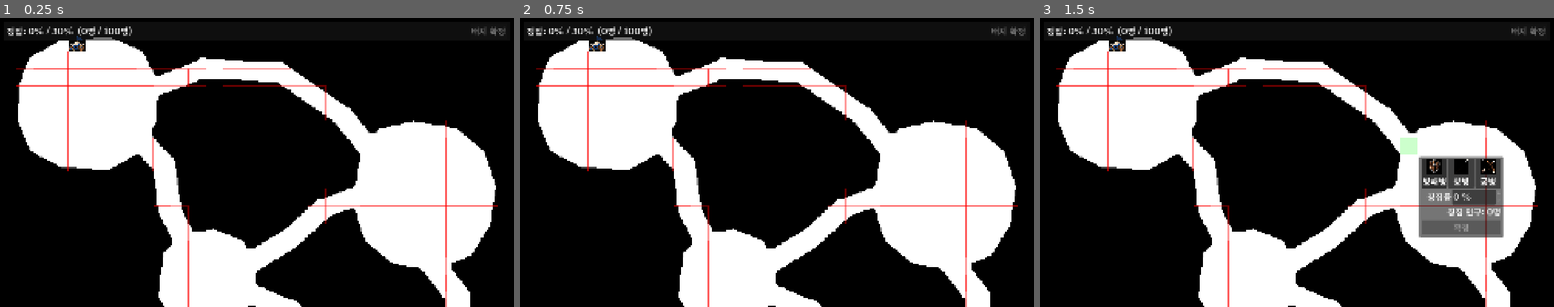
Above: before the commit, frames 1-3 (left to right).
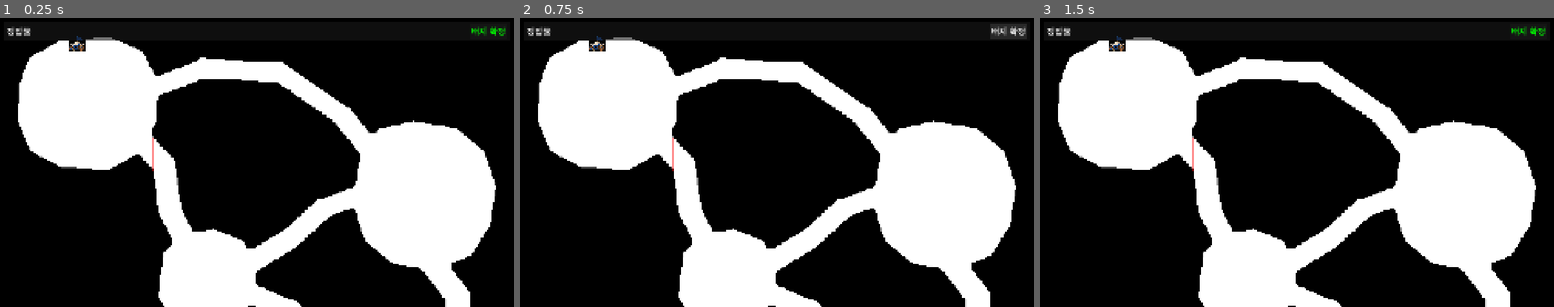
Above: after the commit, the same moments.

Repository: SeoSiKyung/ProjectTOD
Game: Godot game, scene res://scene/DefenseScene.tscn
Same seed, same stepped clock (60 frames per second), same inputs: the game is played once before the commit and once after it. This scene is started directly instead of the project's main scene. The engine's default icon, where the game draws it, is replaced by a stand-in: a white triangle on a blue panel in a dark square.
Inputs (mouse positions are in pixels of both pictures, inside the frame that each line leads up to):
- Up to frame 1 (0.25 s): no input
- Up to frame 2 (0.75 s): click (1008, 32) at 0.5 s, where only the run after the commit has a clickable "배치 확정"
- Up to frame 3 (1.5 s): tap Enter at 1.25 s; move the mouse to (1410, 148) at 1.27 s; tap M at 1.35 s; click (1410, 148) at 1.42 s

The runs differ from the first frame. In frame 1, 1.8% of the frame differs, in the area x 3-99%, y 2-100%; in frame 2, 1.9%; in frame 3, 6.5%.
Error after the commit: Parse Error: Could not find type "StatType" under base "MercenaryBuffData". (res://scripts/data/GameDataLoader.gd:228)

Commit message:
용병 버프 데이터 구조 구현

Diff:
--- /dev/null
+++ b/data/gameData/mercenary/MercenaryBuffTable.csv
@@ -0,0 +1,10 @@
+ mercenaryKey , statType , flatValue , ratioValue
+1, ATK ,10,100
+1, DEF ,5,0
+1, HP ,20,50
+2, ATK ,20,50
+2,DEF,0,0
+2, HP ,10,0
+3,ATK,0,0
+3, DEF ,15,100
+3, HP ,30,0
--- a/data/gameData/mercenary/MercenaryTable.csv
+++ b/data/gameData/mercenary/MercenaryTable.csv
@@ -1,4 +1,4 @@
-mercenaryKey,characterKey,name,isHero,atkBonus,defBonus,hpBonus
-1,10000,주인공,1,10,5,20
-2,10001,용병A,0,20,0,10
-3,10002,용병B,0,0,15,30
+mercenaryKey,characterKey,name,isHero
+1,10000,주인공,1
+2,10001,용병A,0
+3,10002,용병B,0
--- a/scripts/data/GameDataLoader.gd
+++ b/scripts/data/GameDataLoader.gd
@@ -189,26 +189,11 @@
 
 		var isHero: bool = isHeroValue
 
-		var atkBonus: int = _ReadInt(row, "atkBonus", 0, "MercenaryTable", context)
-		if atkBonus == INVALID_INT:
-			continue
-
-		var defBonus: int = _ReadInt(row, "defBonus", 0, "MercenaryTable", context)
-		if defBonus == INVALID_INT:
-			continue
-
-		var hpBonus: int = _ReadInt(row, "hpBonus", 0, "MercenaryTable", context)
-		if hpBonus == INVALID_INT:
-			continue
-
 		var mercenaryData: MercenaryData = MercenaryData.new(
 			mercenaryKey,
 			characterKey,
 			name,
 			isHero,
-			atkBonus,
-			defBonus,
-			hpBonus,
 		)
 
 		mercenaryDataByKey[mercenaryKey] = mercenaryData
@@ -216,6 +201,58 @@
 
 	mercenaryDataByKey.make_read_only()
 	return mercenaryDataByKey
+
+
+static func LoadMercenaryBuffData() -> Dictionary[int, Array]:
+	var tablePath: String = _GetTablePath("mercenary", "MercenaryBuffTable")
+	var rows: Array[Dictionary] = CSVLoader.Load(tablePath)
+
+	var mercenaryBuffDataByKey: Dictionary[int, Array] = { }
+
+	for row: Dictionary in rows:
+		var mercenaryKey: int = _ReadInt(row, "mercenaryKey", 1, "MercenaryBuffTable")
+		if mercenaryKey == INVALID_INT:
+			continue
+
+		if mercenaryBuffDataByKey.has(mercenaryKey):
+			push_error("MercenaryBuffTable에 중복 mercenaryKey가 있습니다. key: " + str(mercenaryKey))
+			continue
+
+		var context: String = "key: " + str(mercenaryKey)
+
+		var statTypeText: String = row["statType"].strip_edges()
+		if statTypeText.is_empty():
+			push_error("MercenaryBuffTable statType이 비어있습니다. " + context)
+			continue
+
+		var statType: MercenaryBuffData.StatType
+		match statTypeText:
+			"ATK":
+				statType = MercenaryBuffData.StatType.ATK
+			"DEF":
+				statType = MercenaryBuffData.StatType.DEF
+			"HP":
+				statType = MercenaryBuffData.StatType.HP
+
+		var flatValue: int = _ReadInt(row, "flatValue", 0, "MercenaryBuffTable")
+		if flatValue == INVALID_INT:
+			continue
+
+		var ratioValue: int = _ReadInt(row, "ratioValue", 0, "MercenaryBuffTable")
+		if ratioValue == INVALID_INT:
+			continue
+
+		var mercenaryBuffData: MercenaryBuffData = MercenaryBuffData.new(
+			statType,
+			flatValue,
+			ratioValue,
+		)
+
+		mercenaryBuffDataByKey[mercenaryKey] = mercenaryBuffData
+
+	mercenaryBuffDataByKey.make_read_only()
+
+	return mercenaryBuffDataByKey
 
 
 static func LoadDefenseSpawnData() -> Dictionary[int, Array]:
--- a/scripts/data/GameDataManager.gd
+++ b/scripts/data/GameDataManager.gd
@@ -4,6 +4,7 @@
 var _characterDataByKey: Dictionary[int, CharacterData] = { }
 var _characterDataByType: Dictionary[int, Array] = { }
 var _mercenaryDataByKey: Dictionary[int, MercenaryData] = { }
+var _mercenaryBuffDataByKey: Dictionary[int, Array] = { }
 var _defenseSpawnDataByCycle: Dictionary[int, Array] = { }
 
 var _emptyDefenseSpawnDataList: Array[DefenseSpawnData] = []
@@ -43,6 +44,10 @@
 
 func GetMercenaryData(mercenaryKey: int) -> MercenaryData:
 	return _mercenaryDataByKey.get(mercenaryKey)
+
+
+func GetMercenaryBuffEffectData(mercenaryKey: int) -> Array[MercenaryBuffData]:
+	return _mercenaryBuffDataByKey.get(mercenaryKey, [])
 
 
 func GetDefenseSpawnData(cycle: int) -> Array[DefenseSpawnData]:
--- /dev/null
+++ b/scripts/data/types/MercenaryBuffData.gd
@@ -0,0 +1,19 @@
+class_name MercenaryBuffData
+extends RefCounted
+
+var mercenaryKey: int
+var statType: DefenseBuffEffect.StatType
+var flatValue: int
+var ratioValue: int
+
+
+func _init(
+	pMercenaryKey: int,
+	pStatType: DefenseBuffEffect.StatType,
+	pFlatValue: int,
+	pRatioValue: int,
+) -> void:
+	mercenaryKey = pMercenaryKey
+	statType = pStatType
+	flatValue = pFlatValue
+	ratioValue = pRatioValue
--- a/scripts/data/types/MercenaryData.gd
+++ b/scripts/data/types/MercenaryData.gd
@@ -6,25 +6,9 @@
 var name: String
 var isHero: bool
 
-var atkBonus: int
-var defBonus: int
-var hpBonus: int
 
-
-func _init(
-	pMercenaryKey: int,
-	pCharacterKey: int,
-	pName: String,
-	pIsHero: bool,
-	pAtkBonus: int,
-	pDefBonus: int,
-	pHpBonus: int,
-) -> void:
+func _init(pMercenaryKey: int, pCharacterKey: int, pName: String, pIsHero: bool) -> void:
 	mercenaryKey = pMercenaryKey
 	characterKey = pCharacterKey
 	name = pName
 	isHero = pIsHero
-
-	atkBonus = pAtkBonus
-	defBonus = pDefBonus
-	hpBonus = pHpBonus
--- /dev/null
+++ b/scripts/defense/status/buff/DefenseBuffEffect.gd
@@ -0,0 +1,38 @@
+class_name DefenseBuffEffect
+extends RefCounted
+
+enum StatType {
+	ATK,
+	DEF,
+	HP,
+}
+
+enum SourceType {
+	MERCENARY,
+	FACILITY,
+	RESEARCH,
+}
+
+var statType: StatType
+
+var flatValue: int
+var ratioValue: int
+
+var sourceType: SourceType
+var sourceKey: int
+
+
+func _init(
+	pStatType: StatType,
+	pFlatValue: int,
+	pRatioValue: int,
+	pSourceType: SourceType,
+	pSourceKey: int,
+) -> void:
+	statType = pStatType
+
+	flatValue = pFlatValue
+	ratioValue = pRatioValue
+
+	sourceType = pSourceType
+	sourceKey = pSourceKey
Not shown, added: data/gameData/mercenary/MercenaryBuffTable.csv.import
Not shown, added: scripts/data/types/MercenaryBuffData.gd.uid
Not shown, added: scripts/defense/status/buff/DefenseBuffEffect.gd.uid
